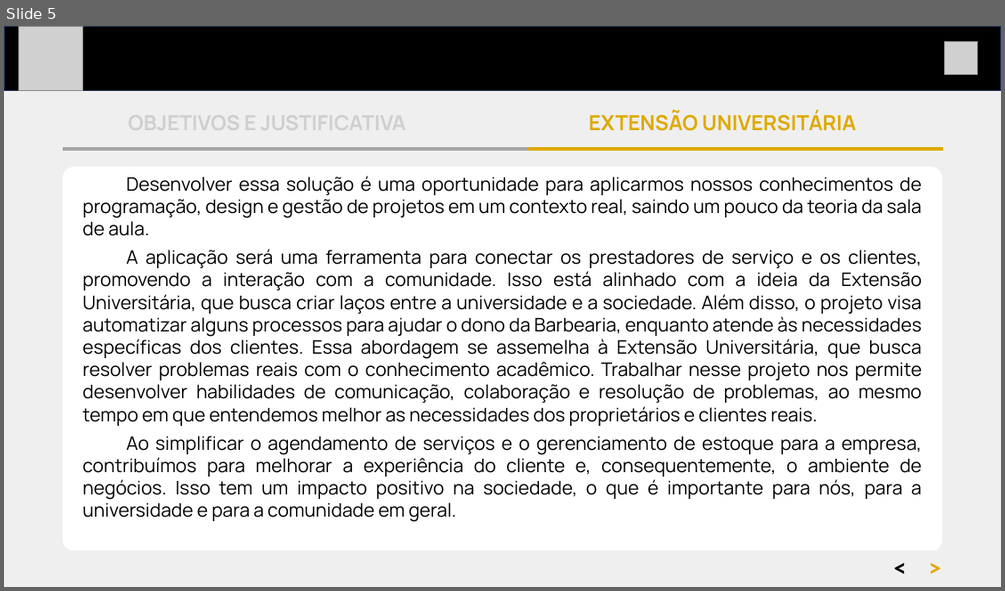
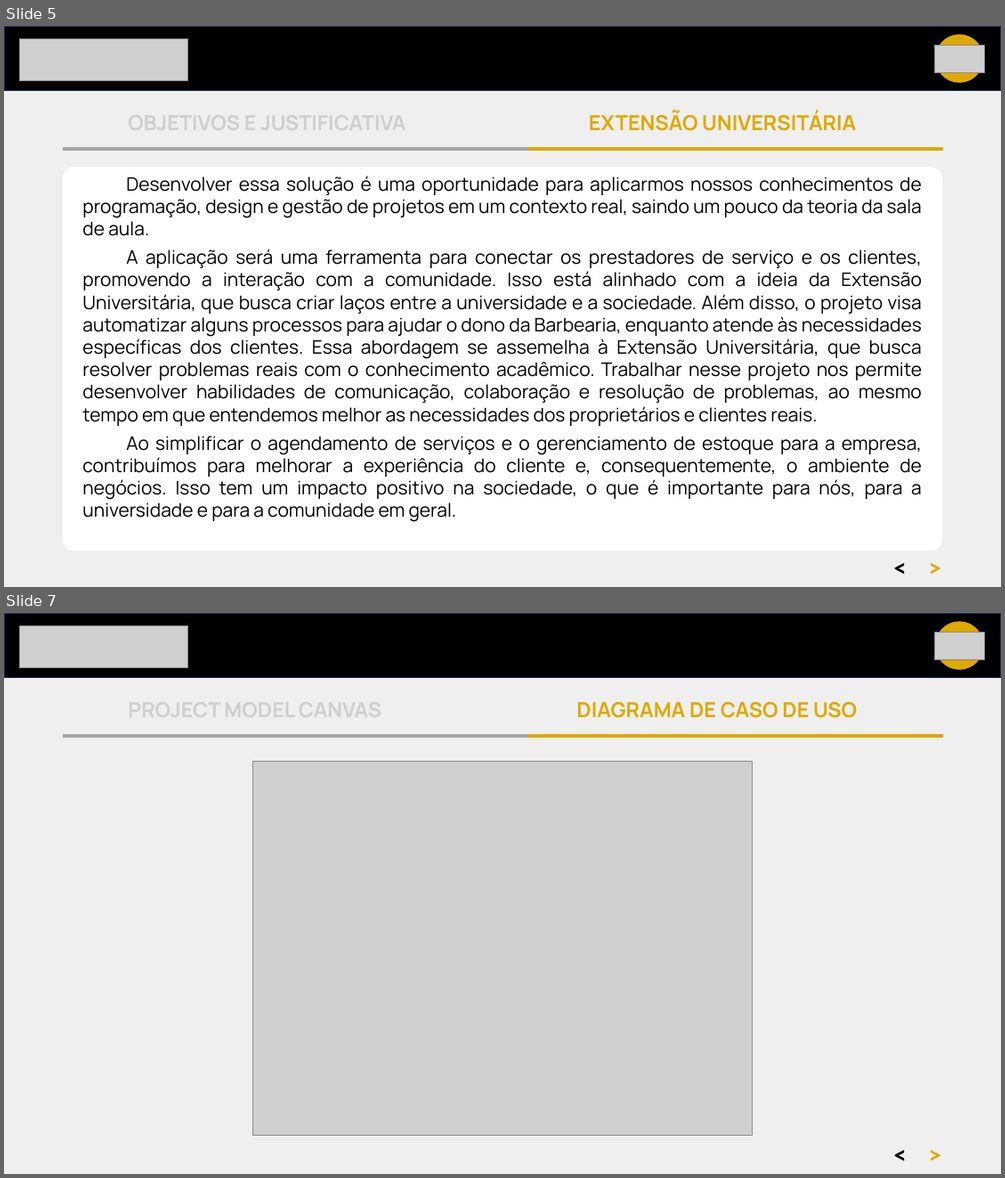
Before and after one commit to ICEI-PUC-Minas-PMV-ADS/pmv-ads-2024-1-e5-proj-empext-t2-hysteria-studio, a slide deck: apresentacao/doc/hysteria_studio.pptx. Shown one above the other, each under a label of ours: slide 5 before the commit, slides 5 and 7 after it; the slides between them are not shown. The pictures are 1005x591 and 1005x1178 pixels, drawn with LibreOffice and Linux fonts; fonts in the diff are those of the drawing; grey boxes stand for pictures. Boxes give left, top, right and bottom in pixels: in the first picture for what was removed or moved away, otherwise in the second. Text is boxed around its words. In the diff, an @@ line names an element or a change of style, - is before the commit and + after.

```diff
--- a/apresentacao/doc/hysteria_studio.pptx
+++ b/apresentacao/doc/hysteria_studio.pptx
@@ slide 7 added at [4,613,1001,1174], background #EFEFEF @@
@@ rectangle added at [4,613,1001,677], fill #000000, outline #1E3256 1 pt @@
@@ picture added at [19,625,188,667] @@
@@ picture added at [934,632,985,659] @@
@@ ellipse added at [935,621,984,670], fill #DEA900 @@
@@ text added at [576,702,857,718], 20 pt, text #DEA900, bold @@
+DIAGRAMA DE CASO DE USO
@@ line added from (63, 736) to (942, 736), #A5A5A5 3.5 pt @@
@@ line added from (528, 737) to (943, 737), #DEA900 3.5 pt @@
@@ picture added at [252,761,752,1135] @@
@@ text added at [886,1135,951,1172], 24 pt, text #000000, bold @@
+< >
@@ slide 5 changed as well @@
@@ picture removed at [19,26,83,90] @@
@@ picture added at [19,38,188,80] @@
@@ picture: place and size @@
-picture at [945,42,977,74]
+picture at [934,45,985,72]
@@ ellipse added at [935,34,984,83], fill #DEA900 @@
```
Also in this commit, not shown: 5 other slides changed, 1 other slide added, 5 other files.
